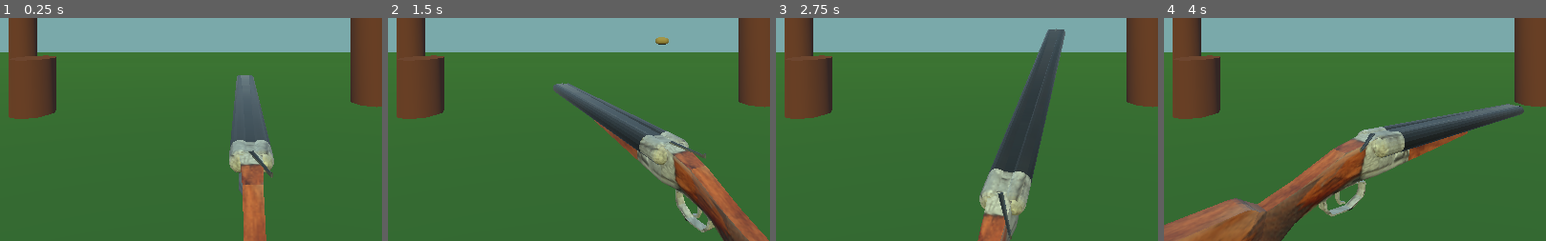
Above: before the commit, frames 1-4 (left to right).
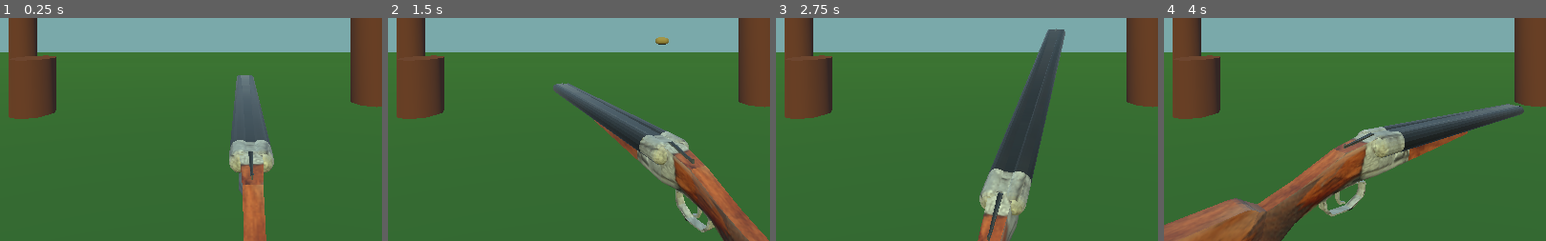
Above: after the commit, the same moments.

Repository: zMenta/CapsuleHunt3D
Game: Godot game, scene res://Main/Main.tscn
Two runs of this game, one before a commit and one after it. Both use one fixed random seed, a clock stepped at 60 frames per second and the inputs below.
Inputs (mouse positions are % of the whole screen's width and height, from its top left):
- Up to frame 1 (0.25 s): no input
- Up to frame 2 (1.5 s): tap Enter at 0.5 s; move the mouse to (72, 45) at 0.52 s; press the mouse at (72, 45) at 0.53 s; tap Space at 1.25 s; move the mouse to (30, 55) at 1.27 s; release the mouse at (30, 55) at 1.28 s; click (30, 55) at 1.35 s
- Up to frame 3 (2.75 s): tap Enter at 2 s; move the mouse to (60, 28) at 2.02 s; press the mouse at (60, 28) at 2.03 s
- Up to frame 4 (4 s): move the mouse to (45, 70) at 2.77 s; release the mouse at (45, 70) at 2.78 s; click (45, 70) at 2.85 s; move the mouse to (80, 65) at 3.52 s; press the mouse at (80, 65) at 3.53 s
The pictures show only the part of the screen within x 18-68%, y 50-100%; the shares and areas given below are measured in that part.

The runs differ from the first frame. In frame 1, 0.2% of the frame differs, in the area x 65-72%, y 59-73%; in frame 2, 0.2%; in frame 3, 0.4%, in the area x 55-62%, y 78-100%; in frame 4, 0.2%.

Commit message:
Shotgun Reload Animation Tweak

Diff:
--- a/DuckHunt3D/Player/DoubleBarrelShotgun.tscn
+++ b/DuckHunt3D/Player/DoubleBarrelShotgun.tscn
@@ -31,6 +31,30 @@
 "update": 0,
 "values": [ Vector3( 0, 0, 0 ) ]
 }
+tracks/2/type = "value"
+tracks/2/path = NodePath("Barrel/BuckShot:translation")
+tracks/2/interp = 1
+tracks/2/loop_wrap = true
+tracks/2/imported = false
+tracks/2/enabled = true
+tracks/2/keys = {
+"times": PoolRealArray( 0 ),
+"transitions": PoolRealArray( 1 ),
+"update": 0,
+"values": [ Vector3( -0.153286, -0.0374284, 0.0251235 ) ]
+}
+tracks/3/type = "value"
+tracks/3/path = NodePath("Barrel/BuckShot2:translation")
+tracks/3/interp = 1
+tracks/3/loop_wrap = true
+tracks/3/imported = false
+tracks/3/enabled = true
+tracks/3/keys = {
+"times": PoolRealArray( 0 ),
+"transitions": PoolRealArray( 1 ),
+"update": 0,
+"values": [ Vector3( -0.149526, -0.03824, 0.0512637 ) ]
+}
 
 [sub_resource type="Animation" id=2]
 resource_name = "Reload"
@@ -55,7 +79,7 @@
 tracks/1/imported = false
 tracks/1/enabled = true
 tracks/1/keys = {
-"times": PoolRealArray( 0, 0.6 ),
+"times": PoolRealArray( 0, 0.4 ),
 "transitions": PoolRealArray( 1, 1 ),
 "update": 1,
 "values": [ false, true ]
@@ -67,7 +91,7 @@
 tracks/2/imported = false
 tracks/2/enabled = true
 tracks/2/keys = {
-"times": PoolRealArray( 0, 1 ),
+"times": PoolRealArray( 0, 0.9 ),
 "transitions": PoolRealArray( 1, 1 ),
 "update": 1,
 "values": [ false, true ]
@@ -110,21 +134,45 @@
 "method": "eject_shells"
 } ]
 }
+tracks/6/type = "value"
+tracks/6/path = NodePath("Barrel/BuckShot:translation")
+tracks/6/interp = 1
+tracks/6/loop_wrap = true
+tracks/6/imported = false
+tracks/6/enabled = true
+tracks/6/keys = {
+"times": PoolRealArray( 0.4, 0.55, 0.7 ),
+"transitions": PoolRealArray( 1, 1, 1 ),
+"update": 0,
+"values": [ Vector3( -0.153286, -0.0374284, 0.0251235 ), Vector3( -0.153286, -0.0374284, 0.0251235 ), Vector3( -0.123867, -0.0379363, 0.0251235 ) ]
+}
+tracks/7/type = "value"
+tracks/7/path = NodePath("Barrel/BuckShot2:translation")
+tracks/7/interp = 1
+tracks/7/loop_wrap = true
+tracks/7/imported = false
+tracks/7/enabled = true
+tracks/7/keys = {
+"times": PoolRealArray( 0.85, 1.1, 1.25 ),
+"transitions": PoolRealArray( 1, 1, 1 ),
+"update": 0,
+"values": [ Vector3( -0.149526, -0.03824, 0.0512637 ), Vector3( -0.149526, -0.03824, 0.0512637 ), Vector3( -0.123714, -0.0378626, 0.0512637 ) ]
+}
 
 [node name="DoubleBarrelShotgun" instance=ExtResource( 1 )]
 script = ExtResource( 3 )
 
 [node name="OpenPin" parent="." index="1"]
-transform = Transform( 0.888267, 0, 0.459328, 0, 1, 0, -0.459328, 0, 0.888267, 0.0576371, 0.070092, -0.0382342 )
+transform = Transform( 1, 0, 0, 0, 1, 0, 0, 0, 1, 0.0576371, 0.070092, -0.0382342 )
 
 [node name="Barrel" parent="." index="2"]
 transform = Transform( 1, 0, 0, 0, 1, 0, 0, 0, 1, 0.123714, 0.0378626, -0.0252663 )
 
 [node name="BuckShot" parent="Barrel" index="0" instance=ExtResource( 2 )]
-transform = Transform( 1, 0, 0, 0, 1, 0, 0, 0, 1, -0.123714, -0.0378626, 0.0252663 )
+transform = Transform( 0.999972, 0.00738746, -0.000667564, -0.00738633, 0.999971, 0.00162127, 0.000679534, -0.00161629, 0.999998, -0.153286, -0.0374284, 0.0251235 )
 
 [node name="BuckShot2" parent="Barrel" index="1" instance=ExtResource( 2 )]
-transform = Transform( 1, 0, 0, 0, 1, 0, 0, 0, 1, -0.123714, -0.0378626, 0.0512637 )
+transform = Transform( 1, 0, 0, 0, 1, 0, 0, 0, 1, -0.149526, -0.03824, 0.0512637 )
 
 [node name="Muzzle" type="Position3D" parent="." index="3"]
 transform = Transform( 1, 0, 0, 0, 1, 0, 0, 0, 1, 0.579743, 0.0841097, -0.0345379 )
